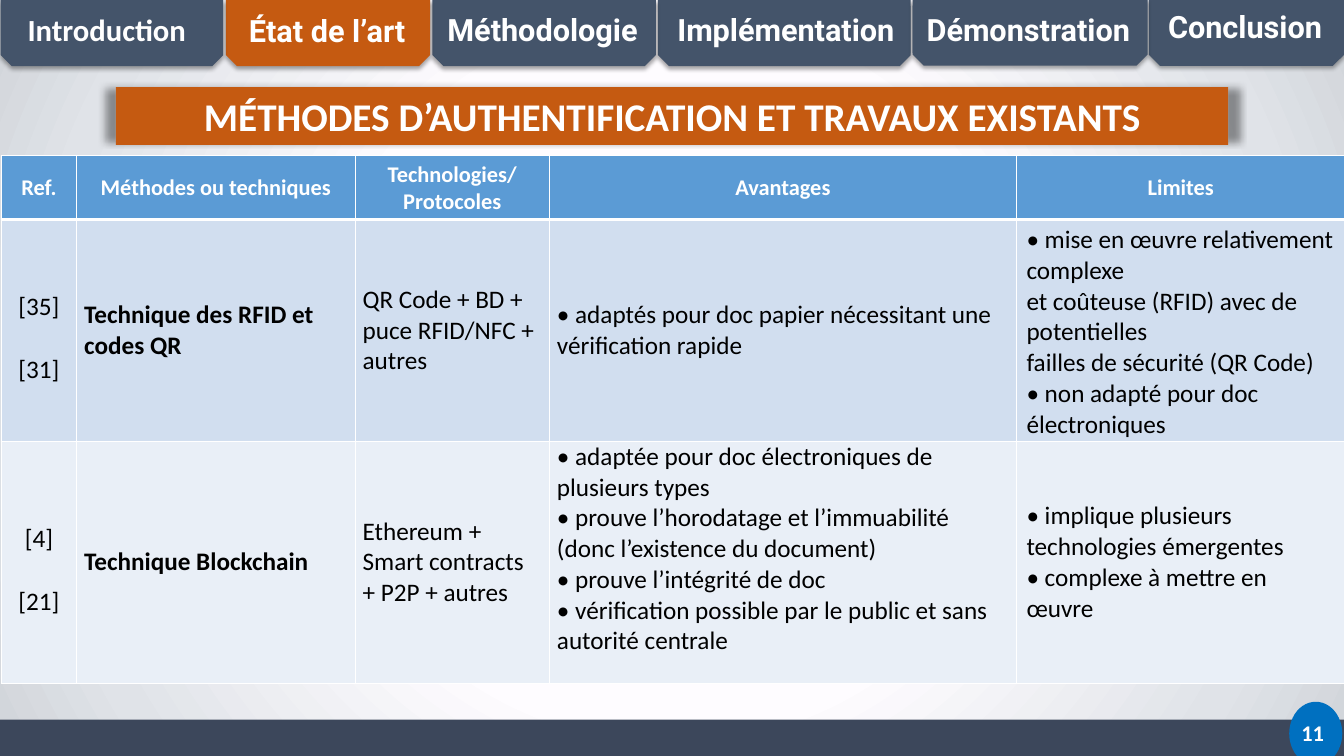
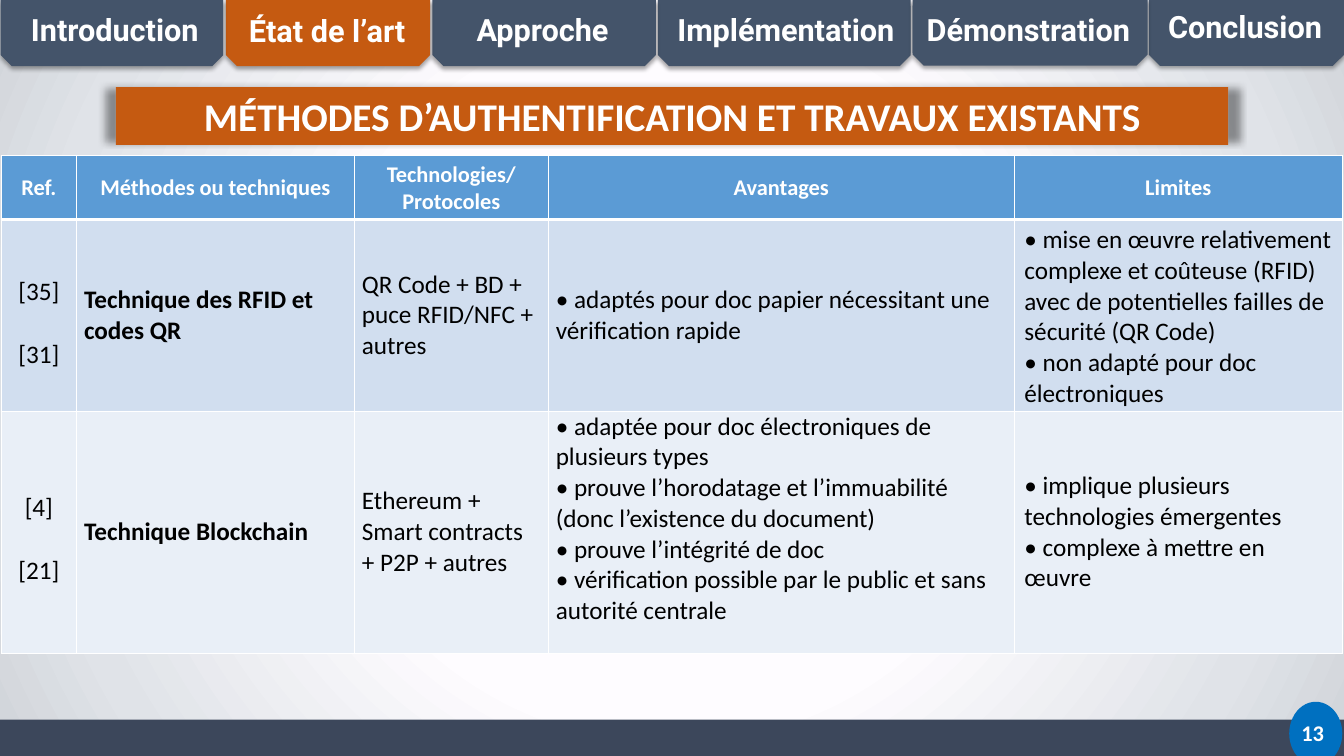
Before and after one commit to canisiushien/memoire-isie, a slide deck: slide 13 of PRESENTATION_M2_CANISIUS.pptx. Drawn at 1344x756 pixels with LibreOffice and Linux fonts; fonts in the diff are those of the drawing. Boxes give left, top, right and bottom in pixels: in the first picture for what was removed or moved away, otherwise in the second. Text is boxed around its words. In the diff, an @@ line names an element or a change of style, - is before the commit and + after.

```diff
--- a/PRESENTATION_M2_CANISIUS.pptx
+++ b/PRESENTATION_M2_CANISIUS.pptx
@@ text "Introduction" at box(31, 18, 199, 42): font Calibri to Roboto @@
@@ text at box(477, 18, 609, 48): text changed @@
-Méthodologie
+Approche
@@ table at box(1, 155, 1342, 652) @@
-row 2, column 5: • mise en œuvre relativement complexe / et coûteuse (RFID) avec de potentielles / failles de sécurité (QR Code) / • non adapté pour doc électroniques
+row 2, column 5: • mise en œuvre relativement complexe et coûteuse (RFID) avec de potentielles failles de sécurité (QR Code) / • non adapté pour doc électroniques
@@ text at box(1301, 726, 1324, 741): text changed @@
-11
+13
```
Also in this commit, not shown: 25 other slides changed, 5 other files.
